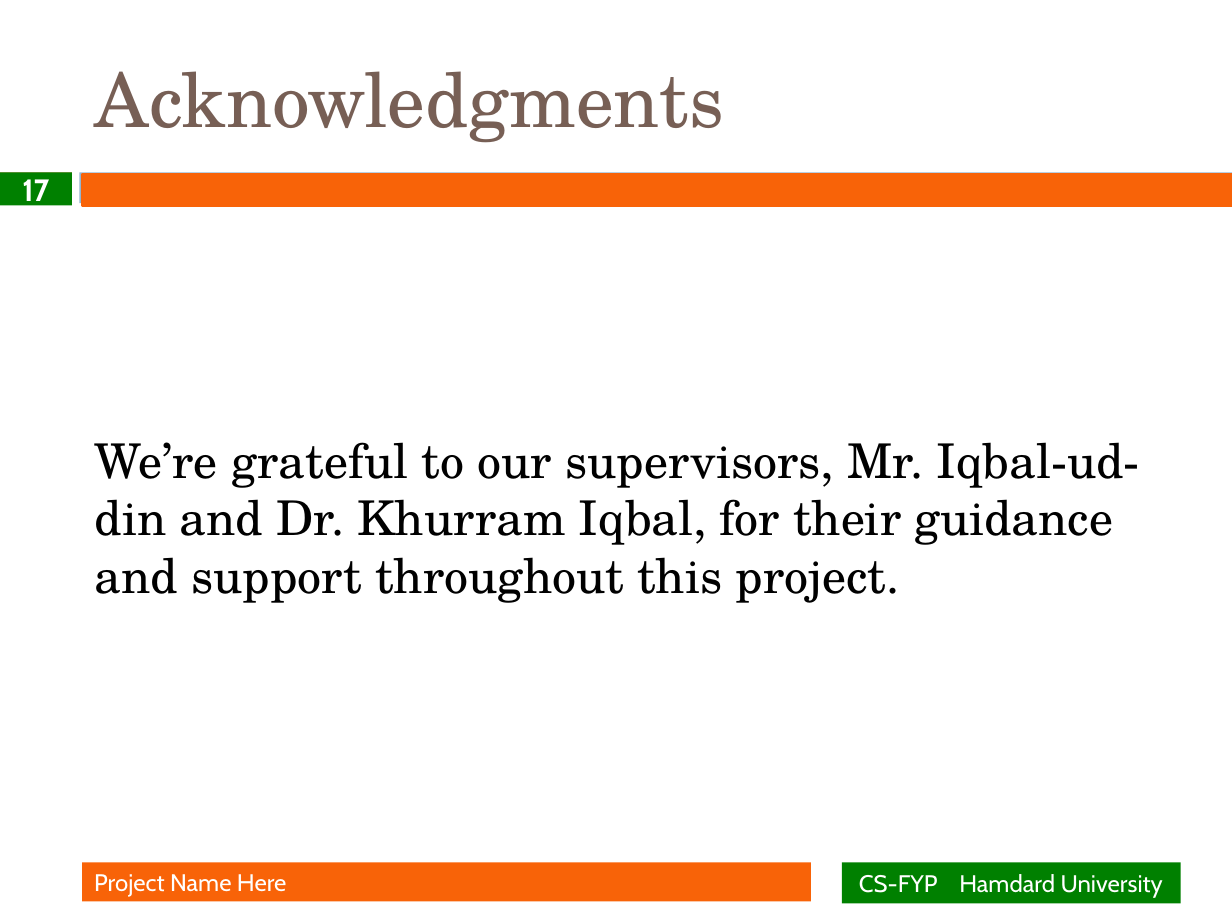
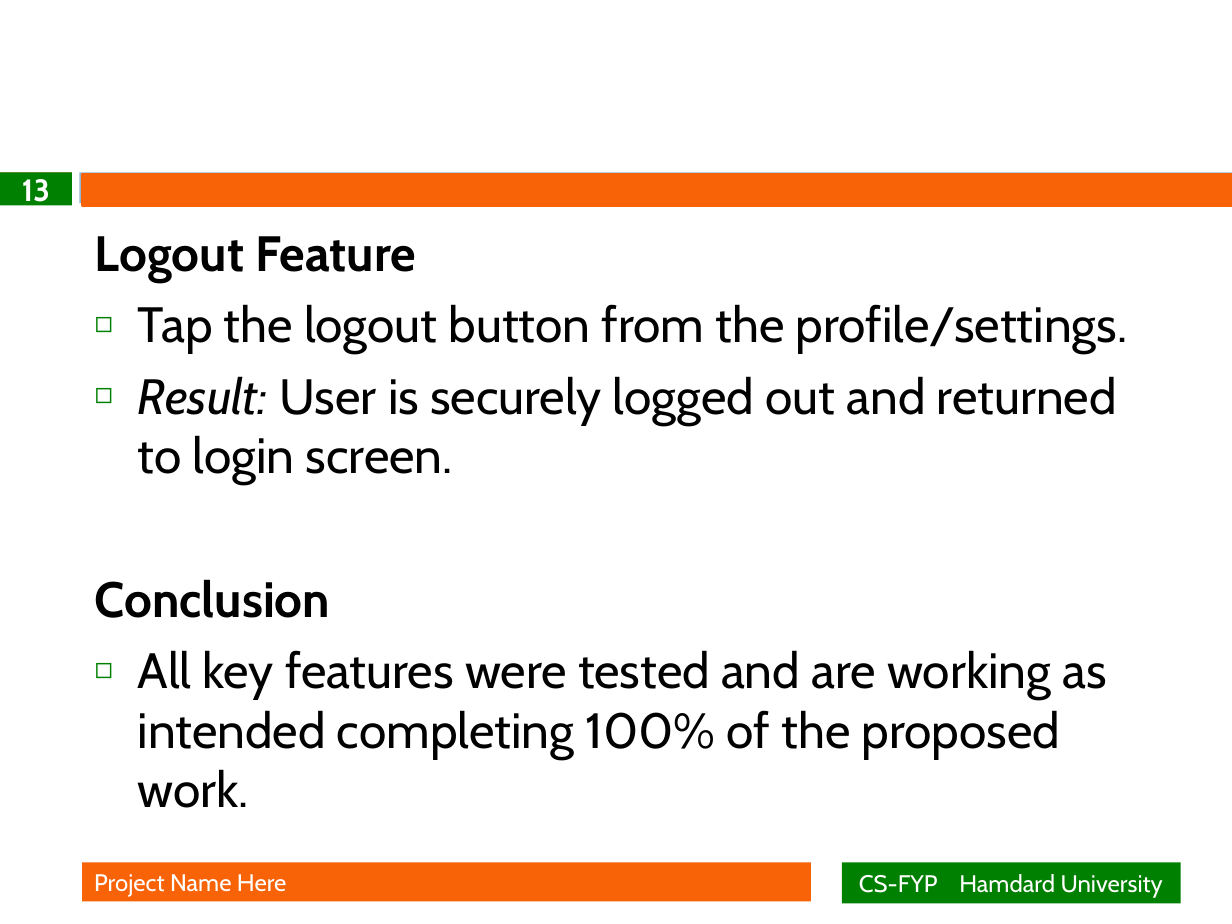
Before and after one commit to Daniyal702/TourismAppWithDocs, a slide deck: slide 13 of FYP Presentation.pptx (slide 17 before the commit). Drawn at 1232x924 pixels with LibreOffice and Linux fonts; fonts in the diff are those of the drawing; background and template pictures are left out. Boxes give left, top, right and bottom in pixels: in the first picture for what was removed or moved away, otherwise in the second. Text is boxed around its words. In the diff, an @@ line names an element or a change of style, - is before the commit and + after.

```diff
--- a/FYP Presentation.pptx
+++ b/FYP Presentation.pptx
@@ title removed at (95,71,724,143) @@
-Acknowledgments
@@ page number at (22,179,50,207): text changed @@
-17
+13
@@ text at (95,236,1128,808): text changed; size 28 to 29 pt; font TeX Gyre Schola to Cabin @@
-We’re grateful to our supervisors, Mr. Iqbal-ud-din and Dr. Khurram Iqbal, for their guidance and support throughout this project.
+Logout Feature
+◻ Tap the logout button from the profile/settings.
+◻ Result: User is securely logged out and returned to login screen.
+Conclusion
+◻ All key features were tested and are working as intended completing 100% of the proposed work.
```
Also in this commit, not shown: 13 other slides changed, 2 slides added, 2 slides removed.
